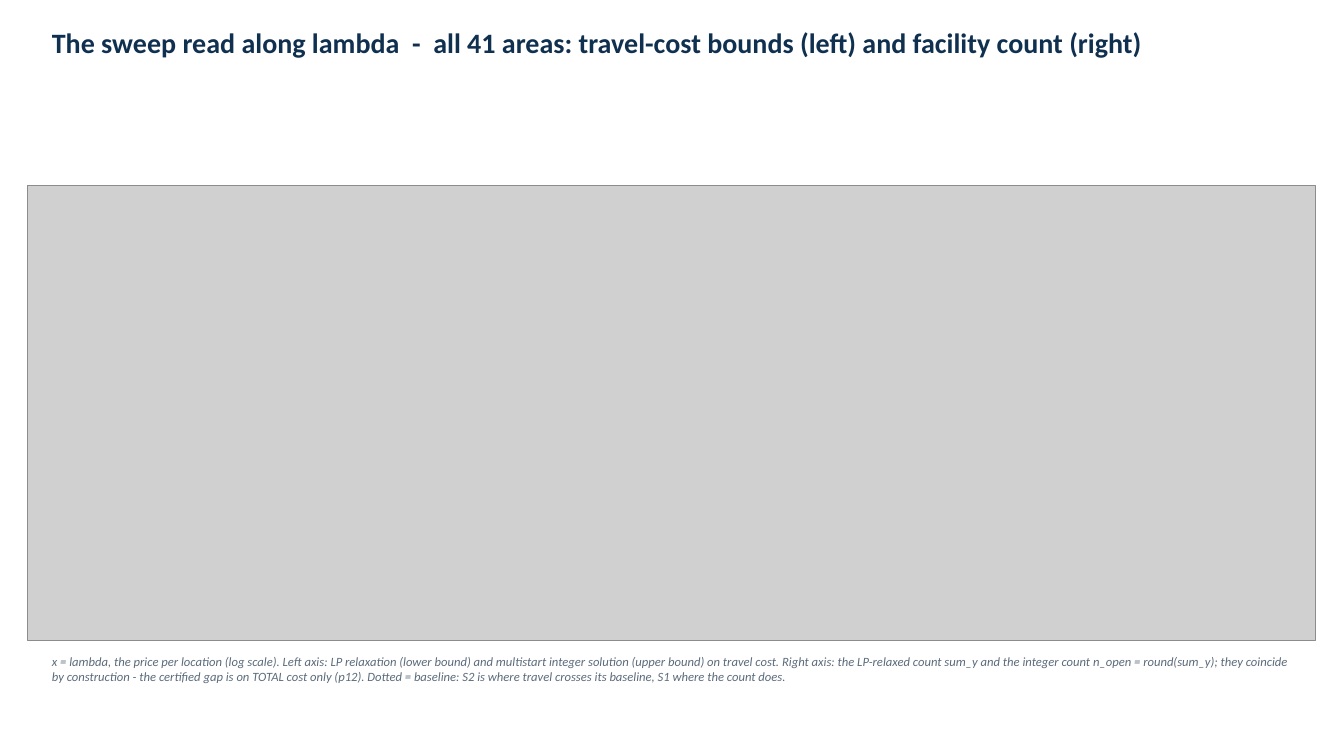
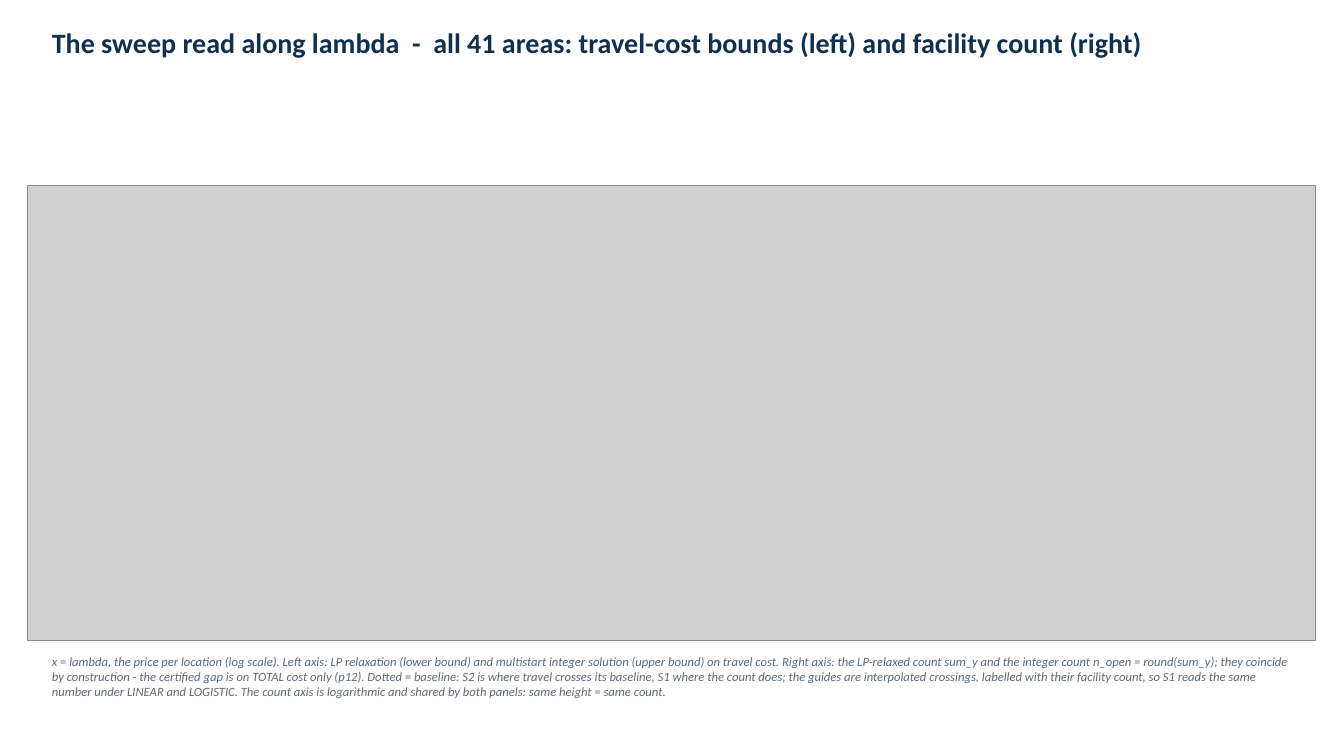
Before and after one commit to ObjectVision/NetworkModel_EU, a slide deck: slide 65 of doc/lambda_sweep5.pptx. Drawn at 1344x756 pixels with LibreOffice and Linux fonts; fonts in the diff are those of the drawing; grey boxes stand for pictures. Boxes give left, top, right and bottom in pixels: in the first picture for what was removed or moved away, otherwise in the second. Text is boxed around its words. In the diff, an @@ line names an element or a change of style, - is before the commit and + after.

```diff
--- a/doc/lambda_sweep5.pptx
+++ b/doc/lambda_sweep5.pptx
@@ text at [52,657,1288,698]: text changed @@
-x = lambda, the price per location (log scale). Left axis: LP relaxation (lower bound) and multistart integer solution (upper bound) on travel cost. Right axis: the LP-relaxed count sum_y and the integer count n_open = round(sum_y); they coincide by construction - the certified gap is on TOTAL cost only (p12). Dotted = baseline: S2 is where travel crosses its baseline, S1 where the count does.
+x = lambda, the price per location (log scale). Left axis: LP relaxation (lower bound) and multistart integer solution (upper bound) on travel cost. Right axis: the LP-relaxed count sum_y and the integer count n_open = round(sum_y); they coincide by construction - the certified gap is on TOTAL cost only (p12). Dotted = baseline: S2 is where travel crosses its baseline, S1 where the count does; the guides are interpolated crossings, labelled with their facility count, so S1 reads the same number under LINEAR and LOGISTIC. The count axis is logarithmic and shared by both panels: same height = same count.
```
Also in this commit, not shown: 1 other slide changed, 5 other files.
